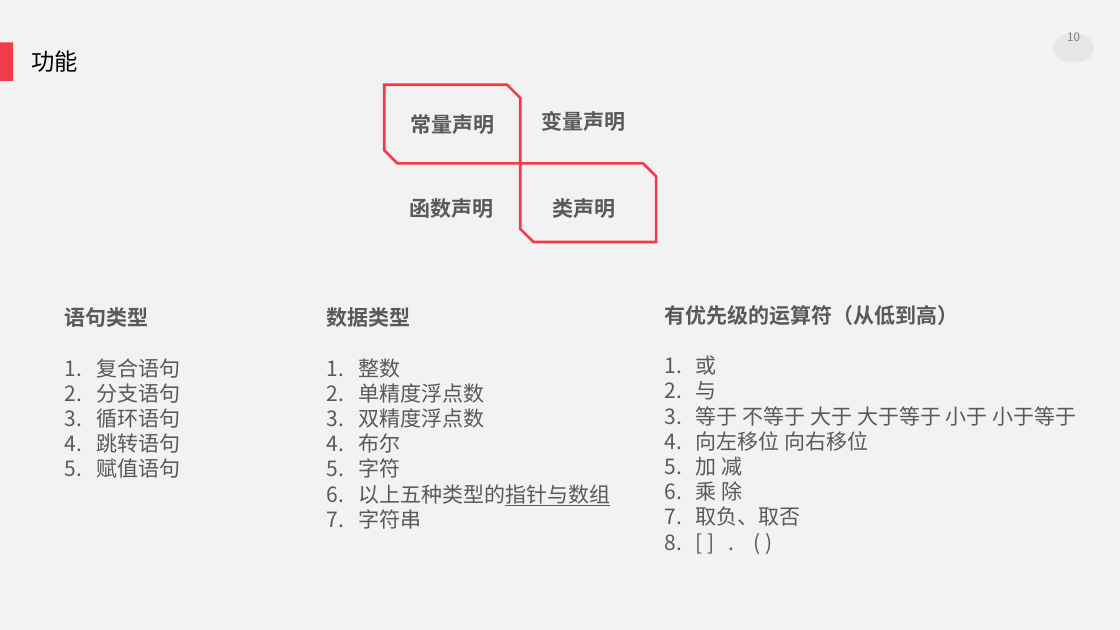
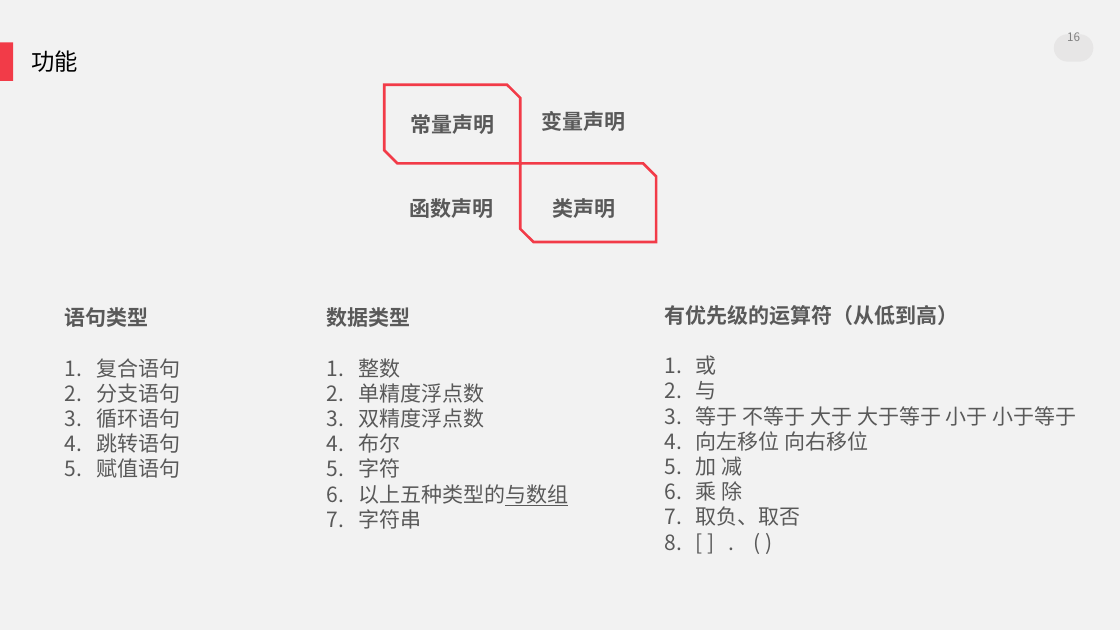
Before and after one commit to Skyminers/SkyCompiler, a slide deck: slide 16 of doc/SkyCompiler.pptx (slide 10 before the commit). Drawn at 1120x630 pixels with LibreOffice and Linux fonts; fonts in the diff are those of the drawing. Boxes give left, top, right and bottom in pixels: in the first picture for what was removed or moved away, otherwise in the second. Text is boxed around its words. In the diff, an @@ line names an element or a change of style, - is before the commit and + after.

```diff
--- a/doc/SkyCompiler.pptx
+++ b/doc/SkyCompiler.pptx
@@ text at <box>358,484,568,506</box>: text changed @@
-6. 以上五种类型的指针与数组
+6. 以上五种类型的与数组
```
Also in this commit, not shown: 3 other slides changed, 9 slides added, 2 slides removed, 1 other file.
